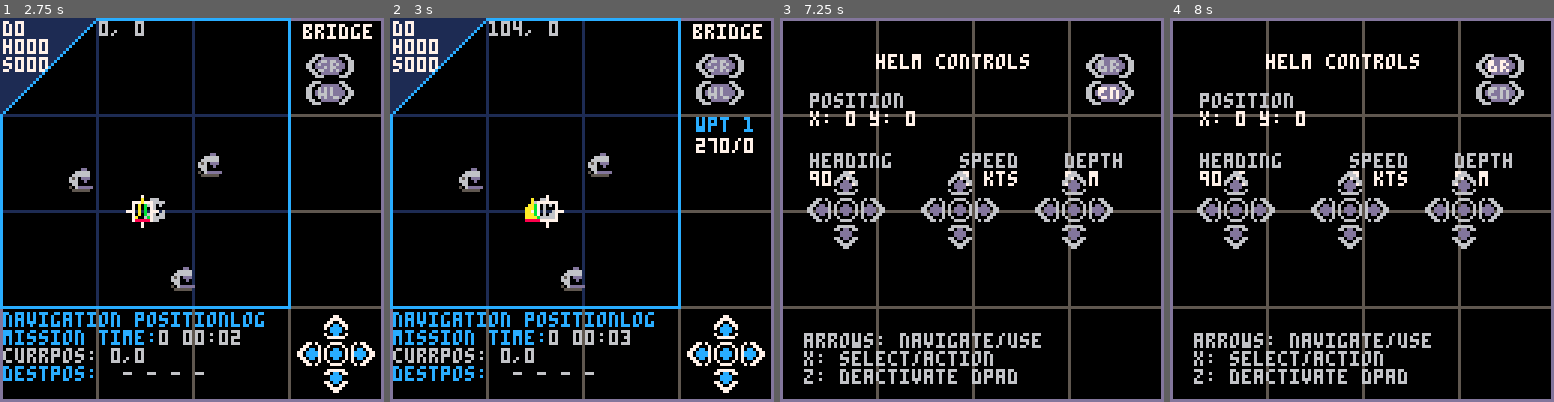
Above: before the commit, frames 1-4 (left to right).
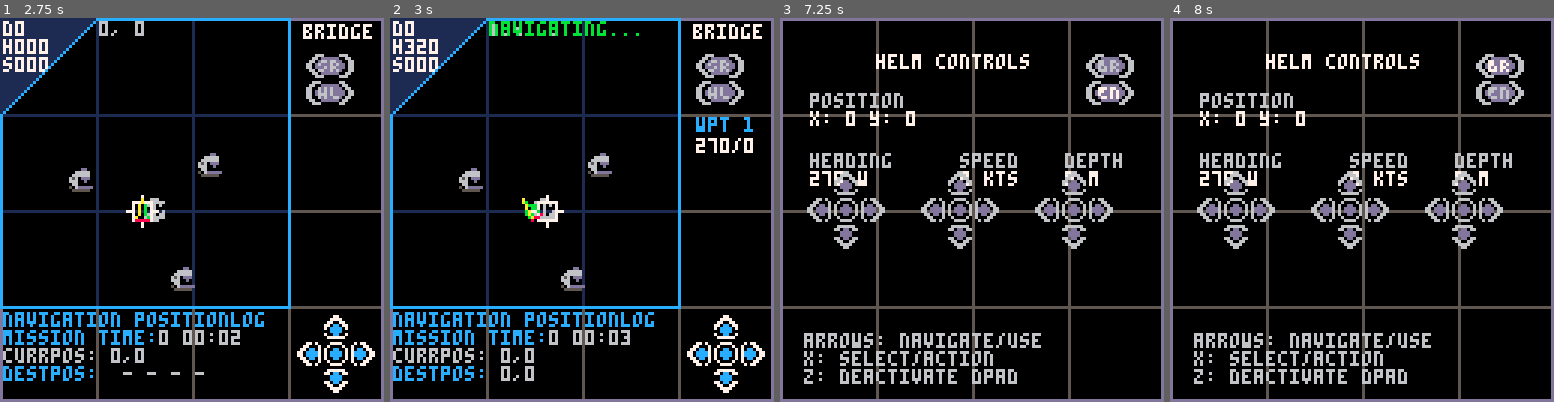
Above: after the commit, the same moments.

Repository: NickWest27/AquaNovaPico
Game: PICO-8 cartridge aquanova.p8
The game is run twice, just before and just after one commit, with the same random seed, the same clock (stepped at 60 frames per second) and the same inputs.
Inputs:
- Up to frame 1 (2.75 s): tap O (Z key) at 0.33, 0.7, 1.43, 2.22 s; tap X (X key) at 1.07, 2.07, 2.4, 2.73 s; hold Left 1.97-2.37 s; hold Down from 2.42 s (still down)
- Up to frame 2 (3 s): release Down at 2.82 s; hold Right from 2.87 s (still down)
- Up to frame 3 (7.25 s): tap X (X key) every 0.33 s from 3.07 to 7.07 s; tap O (Z key) every 0.88 s from 3.1 to 6.63 s; release Right at 3.53 s; hold Up 3.58-4.08 s; hold Right 4.13-4.53 s; hold Down 4.58-5.08 s; hold Left 5.13-5.8 s; hold Up 5.85-6.18 s; hold Left 6.23-6.63 s; hold Down 6.68-7.08 s; hold Right from 7.13 s (still down)
- Up to frame 4 (8 s): tap X (X key) at 7.4, 7.73 s; tap O (Z key) at 7.52 s; release Right at 7.8 s; hold Up from 7.85 s (still down)

Frame 1 is identical in both runs. In frame 2, 1.0% of the frame differs, in the area x 3-65%, y 0-95%; in frame 3, 0.2%; in frame 4, 0.2%.

Commit message:
corrected arrival distance

Diff:
--- a/aquanova.p8
+++ b/aquanova.p8
@@ -416,8 +416,8 @@
     local dy = target_wpt.y - sub.y
     local dist = sqrt(dx * dx + dy * dy)
 
-    -- check if arrived
-    if dist < 10 then
+    -- check if arrived (only if moving)
+    if dist < 5 and sub.speed > 0 then
       -- advance to next waypoint
       active_waypoint_index += 1
       if active_waypoint_index > #waypoints then
